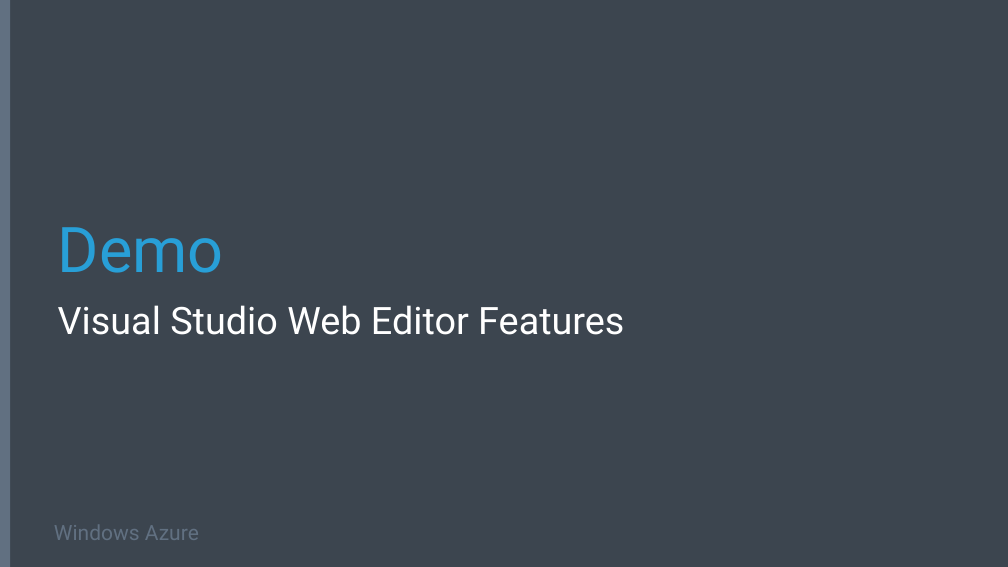
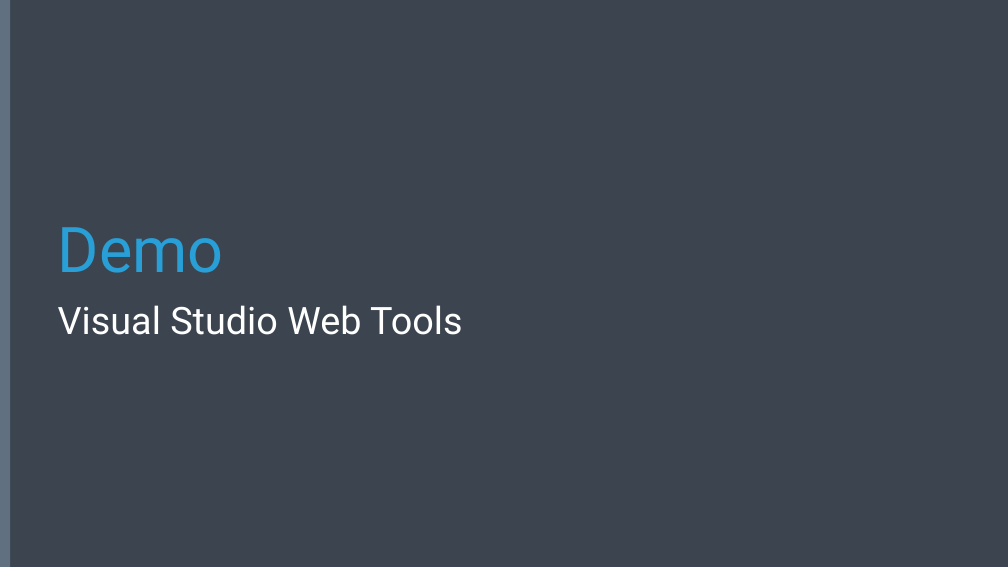
Before and after one commit to Microsoft-Web/DECK-ASPNET-and-VS-Web-Tooling, a slide deck: slide 15 of 2-ASPNET-and-VS-Web-Tooling.pptx (slide 16 before the commit). Drawn at 1008x567 pixels with LibreOffice and Linux fonts; fonts in the diff are those of the drawing; background and template pictures are left out. Boxes give left, top, right and bottom in pixels: in the first picture for what was removed or moved away, otherwise in the second. Text is boxed around its words. In the diff, an @@ line names an element or a change of style, - is before the commit and + after.

Commit message:
Updated presentation
Cleaned up features section, added in content from VS Launch

```diff
--- a/2-ASPNET-and-VS-Web-Tooling.pptx
+++ b/2-ASPNET-and-VS-Web-Tooling.pptx
@@ subtitle at bbox=[58, 305, 462, 335]: text changed @@
-Visual Studio Web Editor Features
+Visual Studio Web Tools
@@ text removed at bbox=[54, 525, 199, 540] @@
-Windows Azure
```
Also in this commit, not shown: 4 other slides changed, 14 slides added, 13 slides removed.
